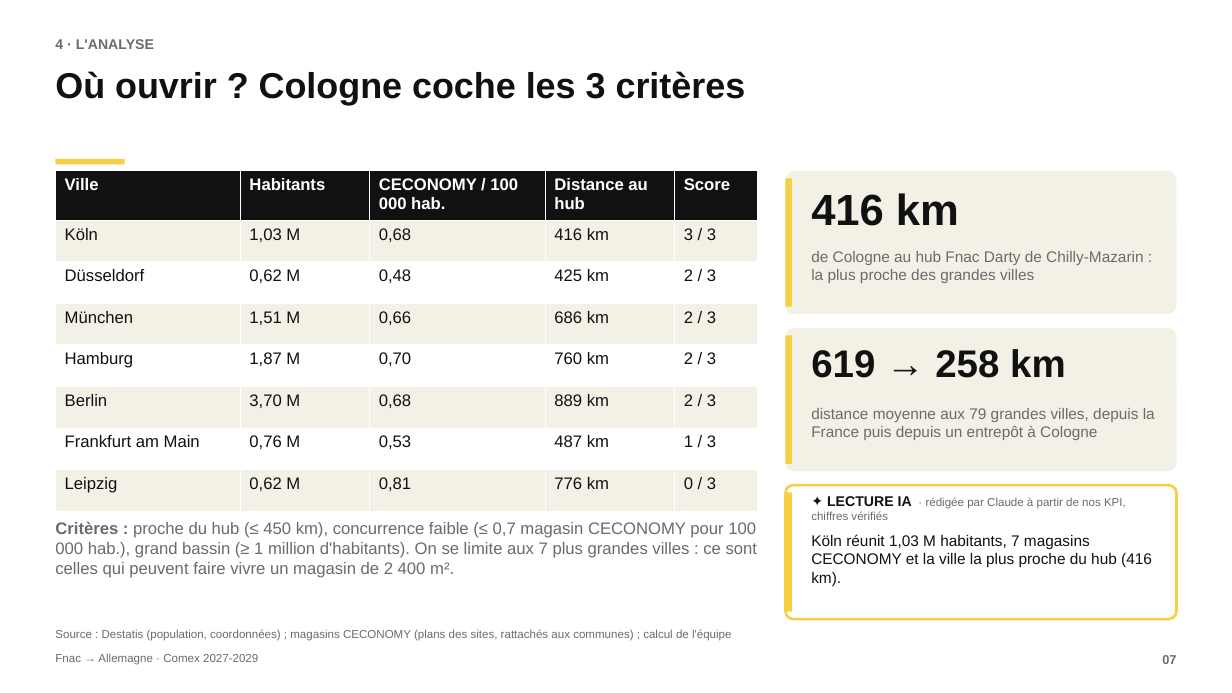
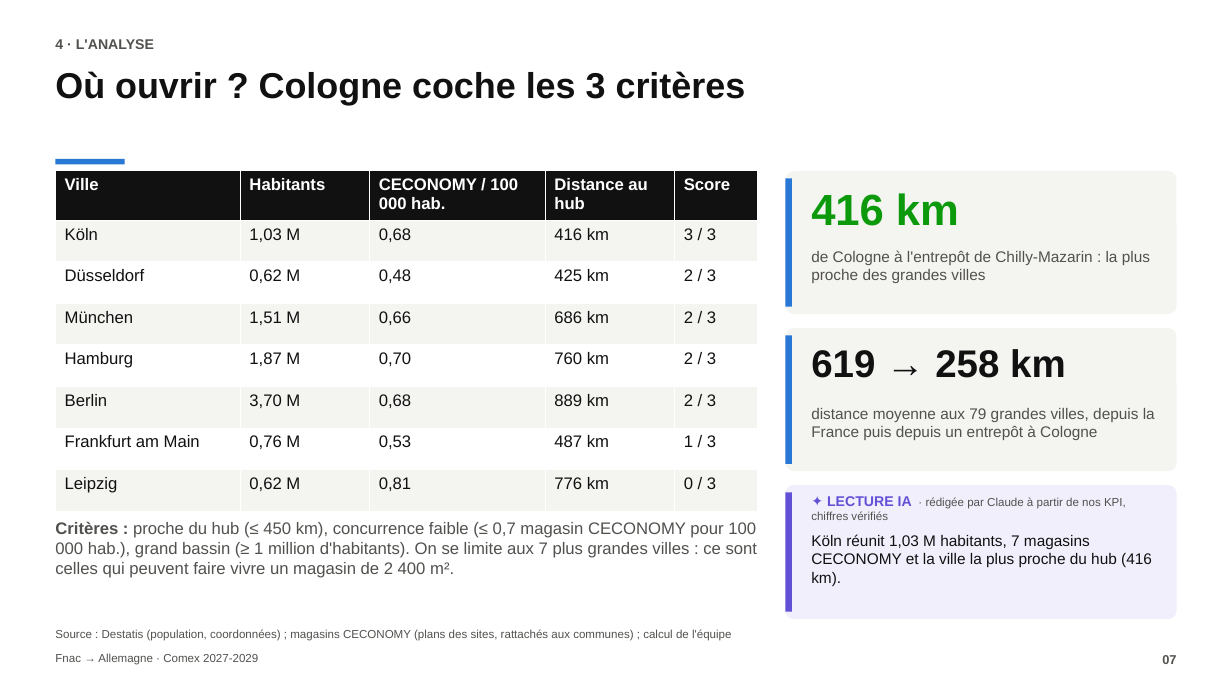
Before and after one commit to romane13long-source/fnac-expansion-allemagne, a slide deck: slide 7 of docs/Comex_Fnac_Allemagne.pptx. Drawn at 1232x693 pixels with LibreOffice and Linux fonts; fonts in the diff are those of the drawing. Boxes give left, top, right and bottom in pixels: in the first picture for what was removed or moved away, otherwise in the second. Text is boxed around its words. In the diff, an @@ line names an element or a change of style, - is before the commit and + after.

```diff
--- a/docs/Comex_Fnac_Allemagne.pptx
+++ b/docs/Comex_Fnac_Allemagne.pptx
@@ rounded rectangle at (x1=786, y1=171, x2=1177, y2=314): fill #F3F0E6 to #F4F4F1 @@
@@ text "416 km" at (x1=811, y1=193, x2=959, y2=226): text colour #111111 to #0C9A0C @@
@@ text at (x1=811, y1=250, x2=1150, y2=283): text changed; text colour #6B6B6B to #52514E @@
-de Cologne au hub Fnac Darty de Chilly-Mazarin : la plus proche des grandes villes
+de Cologne à l'entrepôt de Chilly-Mazarin : la plus proche des grandes villes
@@ rounded rectangle at (x1=786, y1=328, x2=1177, y2=471): fill #F3F0E6 to #F4F4F1 @@
@@ fill #F6CF45 to #2A78D6 in 3 elements at (x1=55, y1=159, x2=125, y2=165), (x1=786, y1=178, x2=792, y2=307), (x1=786, y1=335, x2=792, y2=464) @@
@@ rounded rectangle at (x1=786, y1=485, x2=1177, y2=619): fill #FFFFFF to #F1EFFC; outline #F6CF45 2 pt to none @@
@@ rectangle at (x1=786, y1=493, x2=792, y2=612): fill #F6CF45 to #6250D6 @@
@@ text at (x1=811, y1=496, x2=1126, y2=520): text colour #111111 to #6250D6 in "✦ LECTURE IA"; text colour #6B6B6B to #52514E in "· rédigée par Claude à partir de ..." @@
@@ text colour #6B6B6B to #52514E in 6 elements at (x1=55, y1=39, x2=154, y2=49), (x1=55, y1=654, x2=258, y2=665), (x1=1162, y1=655, x2=1176, y2=664), (x1=55, y1=521, x2=757, y2=578), (x1=811, y1=408, x2=1155, y2=440), (x1=55, y1=629, x2=731, y2=641) @@
```
Also in this commit, not shown: 11 other slides changed, 6 other files.
